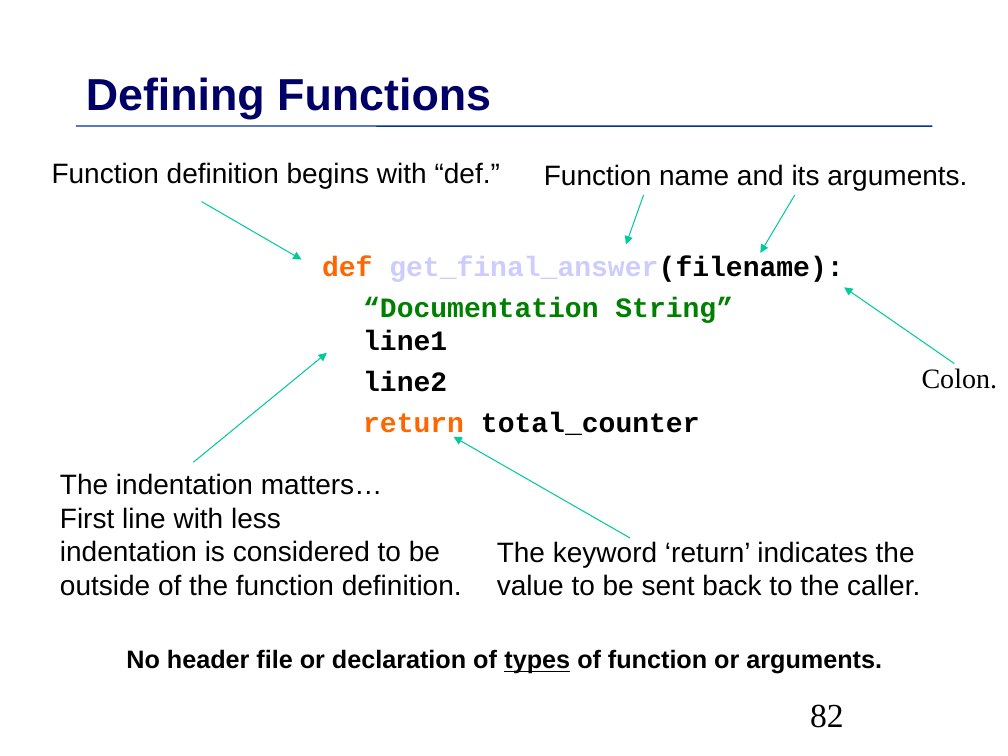
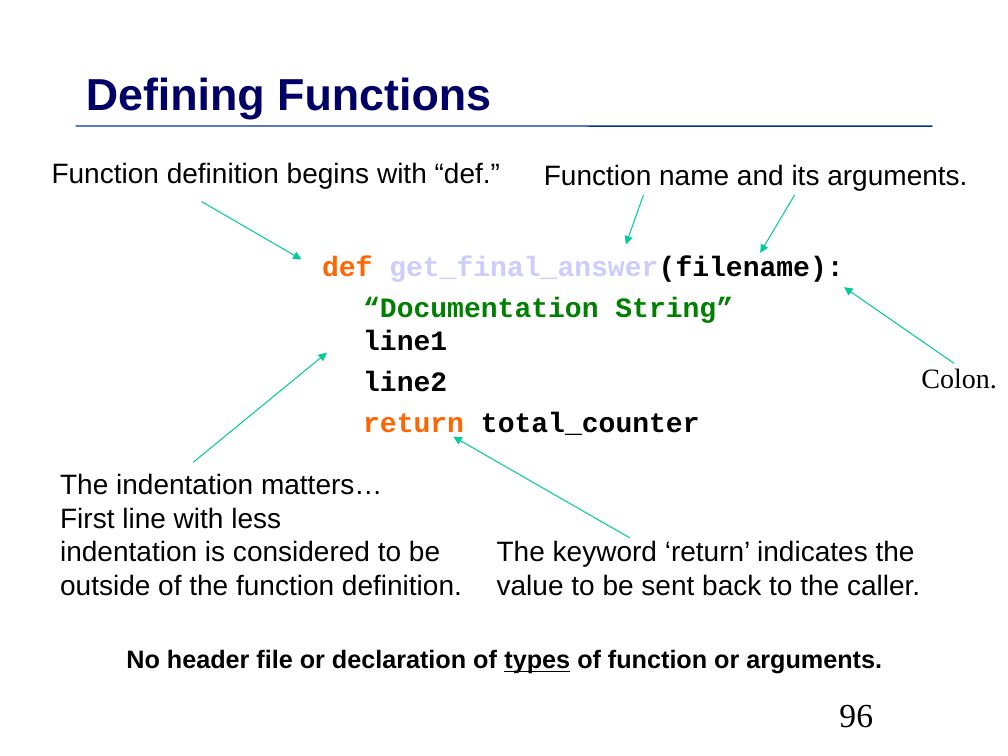
Before and after one commit to MPIDS/Python-Course, a slide deck: slide 96 of 01-basics/Talk/Python-Introduction.odp (slide 82 before the commit). Drawn at 1008x756 pixels with LibreOffice and Linux fonts; fonts in the diff are those of the drawing. Boxes give left, top, right and bottom in pixels: in the first picture for what was removed or moved away, otherwise in the second. Text is boxed around its words. In the diff, an @@ line names an element or a change of style, - is before the commit and + after.

```diff
--- a/01-basics/Talk/Python-Introduction.odp
+++ b/01-basics/Talk/Python-Introduction.odp
@@ line removed from (76, 126) to (932, 126) @@
@@ freeform shape added at (76, 126, 932, 126), outline #003399 0.99 pt @@
@@ page number at (839, 704, 873, 728): text changed @@
-82
+96
```
Also in this commit, not shown: 104 other slides changed, 5 slides added, 4 other files.
